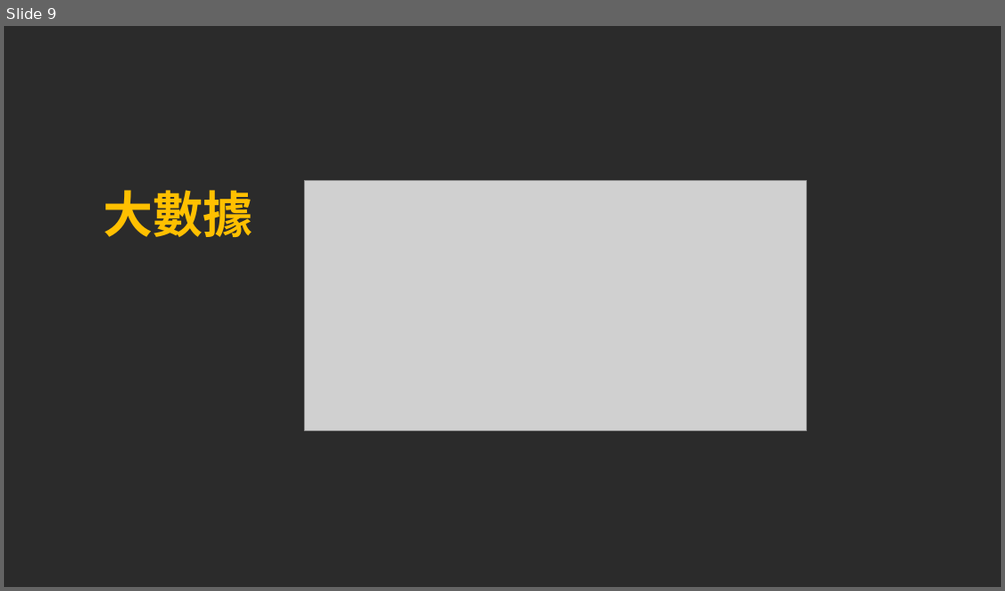
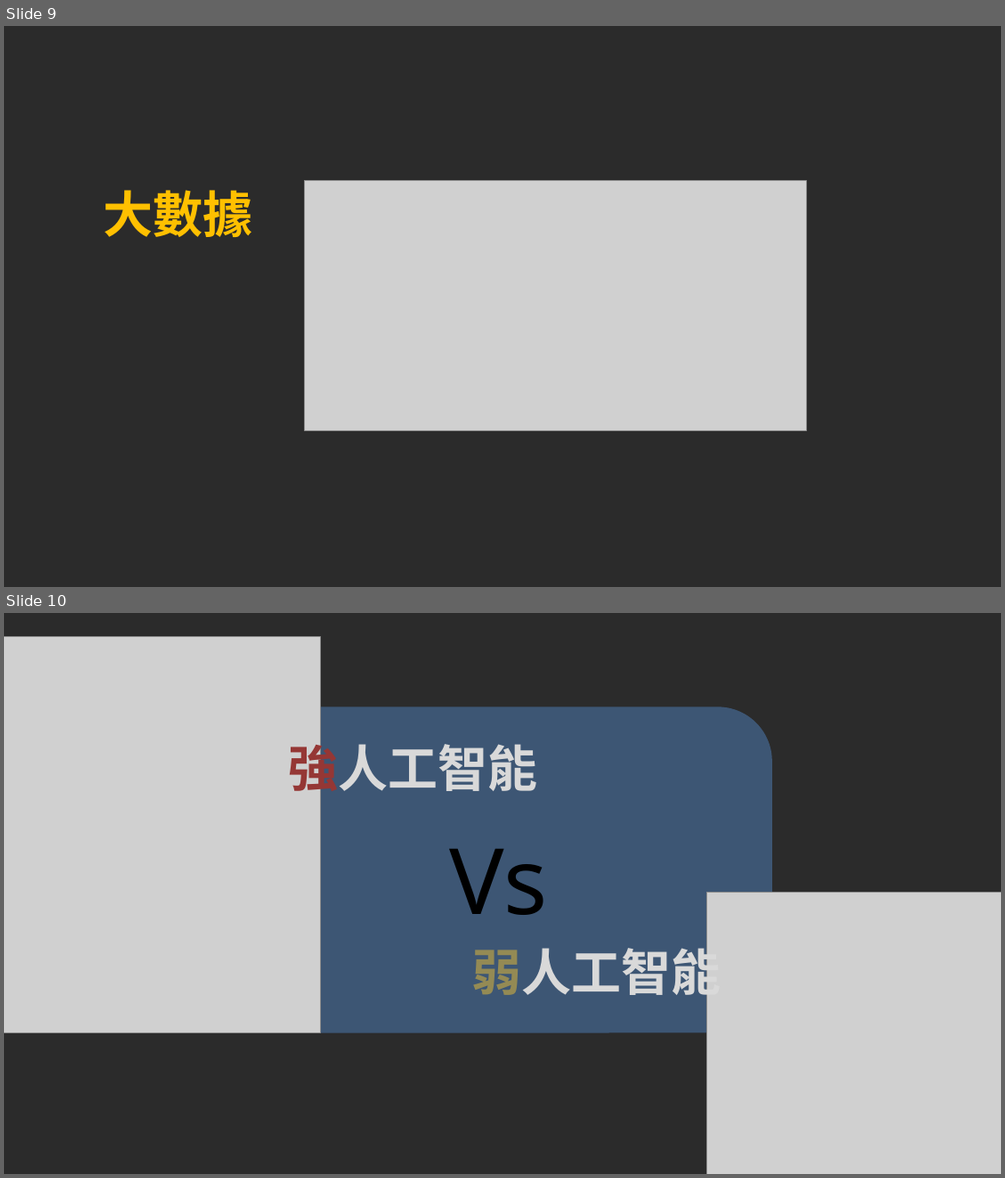
Before and after one commit to pcmsricky/chatbot, a slide deck: NLP2.pptx. Shown one above the other, each under a label of ours: slide 9 before the commit, slides 9 and 10 after it. The pictures are 1005x591 and 1005x1178 pixels, drawn with LibreOffice and Linux fonts; fonts in the diff are those of the drawing; grey boxes stand for pictures; background and template pictures are left out; a plain dark background stands for a picture behind light text. Boxes give left, top, right and bottom in pixels: in the first picture for what was removed or moved away, otherwise in the second. Text is boxed around its words. In the diff, an @@ line names an element or a change of style, - is before the commit and + after.

```diff
--- a/NLP2.pptx
+++ b/NLP2.pptx
@@ slide 10 added at <box>4,613,1001,1174</box>, background picture (left out) @@
@@ picture added at <box>4,637,320,1033</box> @@
@@ rounded rectangle added at <box>262,706,773,1032</box>, fill #4F81BD at 50% opacity @@
@@ text added at <box>288,737,537,800</box>, 48 pt, text #D9D9D9, bold @@
+強人工智能
@@ text added at <box>450,849,548,915</box>, 88 pt, text #000000 @@
+Vs
@@ picture added at <box>707,892,1001,1174</box> @@
@@ text added at <box>471,940,720,1003</box>, 48 pt, text #D9D9D9, bold @@
+弱人工智能
```
Also in this commit, not shown: 6 slides changed, 5 other slides added, 2 other files.
